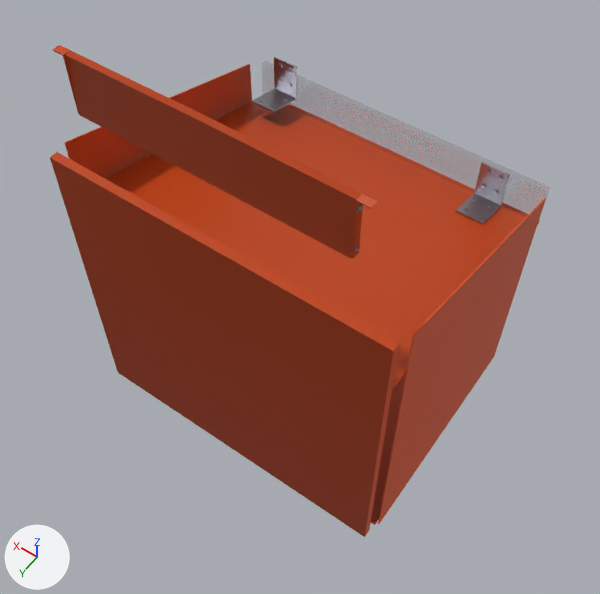
One commit to the Blender file blender-files/schelfMiddleMetal.blend: the scene before it, then after it.
Before and after are seen from a 50 mm lens placed at (-0.724, 1.417, 2.042), pointed at (-0.038, 0.456, 0.532). The axes (+X, +Y, +Z) are drawn at lower left. The lights are the same throughout.

Objects in the first picture: 'BackWood', 'BottomWood', 'Cube', 'Cube.003', 'MainWood', 'SideWood', 'Structure.001', 'Structure.003'.
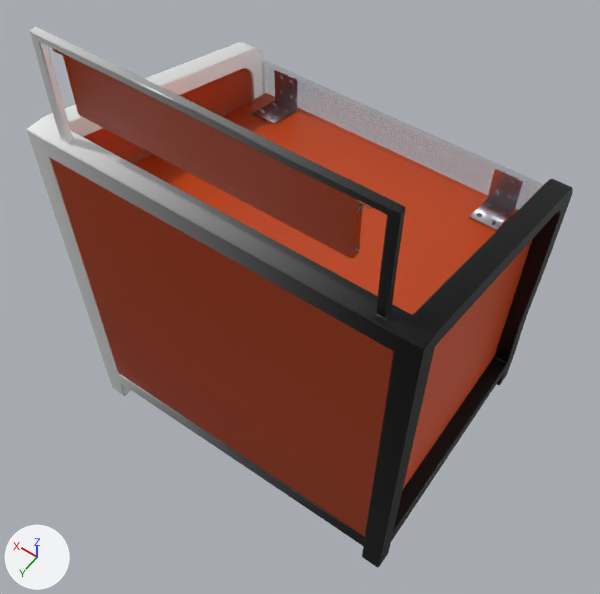
What differs and where, as boxes [x1, y1, x2, y2] in the pictures (600 x 594 px):
'Structure', shown
    after: [27, 27, 573, 568]
'Cube.003', shading changed, moved
    before: [456, 162, 510, 224]
    after: [469, 169, 523, 231]
'Cube', shading changed, moved
    before: [252, 57, 297, 112]
    after: [252, 70, 298, 124]

Diff of the bpy script that builds the scene:
```diff
--- a/blender-files/schelfMiddleMetal.blend.py
+++ b/blender-files/schelfMiddleMetal.blend.py
@@ me_cube_016 @@
 me_cube_016.from_pydata(...)  # 12 vertices, 10 faces; spans x -0.5..0.9, y 13.1..63.8, z -0.7..0.3
 # used by ob_cube; location = (0.309, -0.009, 0.732); scale = (0.05, 0.002, 0.1)
+# me_cube_016 part 1: all faces are now shaded smooth (10 of 10 changed)
 me_cube_016.materials.append(mat_material_022)
@@ me_cube_040 @@
 me_cube_040.from_pydata(...)  # 12 vertices, 10 faces; spans x -0.5..0.9, y 12.2..63.8, z -0.7..0.3
 # used by ob_cube_003; location = (-0.283, -0.008, 0.694); scale = (0.05, 0.002, 0.1)
+# me_cube_040 part 2: all faces are now shaded smooth (10 of 10 changed)
 me_cube_040.materials.append(mat_material_016)
@@ ob_cube @@
 ob_cube = bpy.data.objects.new('Cube', me_cube_016)
-ob_cube.location = (0.309, -0.009, 0.732)
+ob_cube.location = (0.309, -0.01, 0.693)
 ob_cube.scale = (0.05, 0.002, 0.1)
@@ ob_cube_003 @@
 ob_cube_003 = bpy.data.objects.new('Cube.003', me_cube_040)
-ob_cube_003.location = (-0.283, -0.008, 0.694)
+ob_cube_003.location = (-0.317, -0.008, 0.694)
 ob_cube_003.scale = (0.05, 0.002, 0.1)
@@ ob_structure @@
 _m = ob_structure.modifiers.new('Bevel', 'BEVEL')
 _m.use_clamp_overlap = False
-ob_structure.hide_set(True)
```
